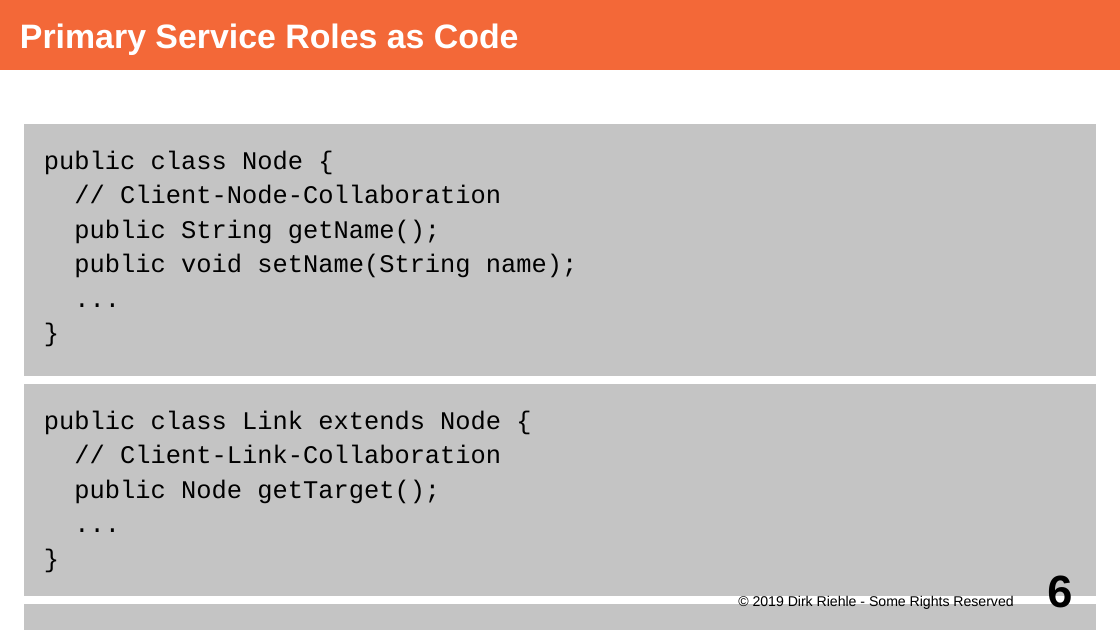
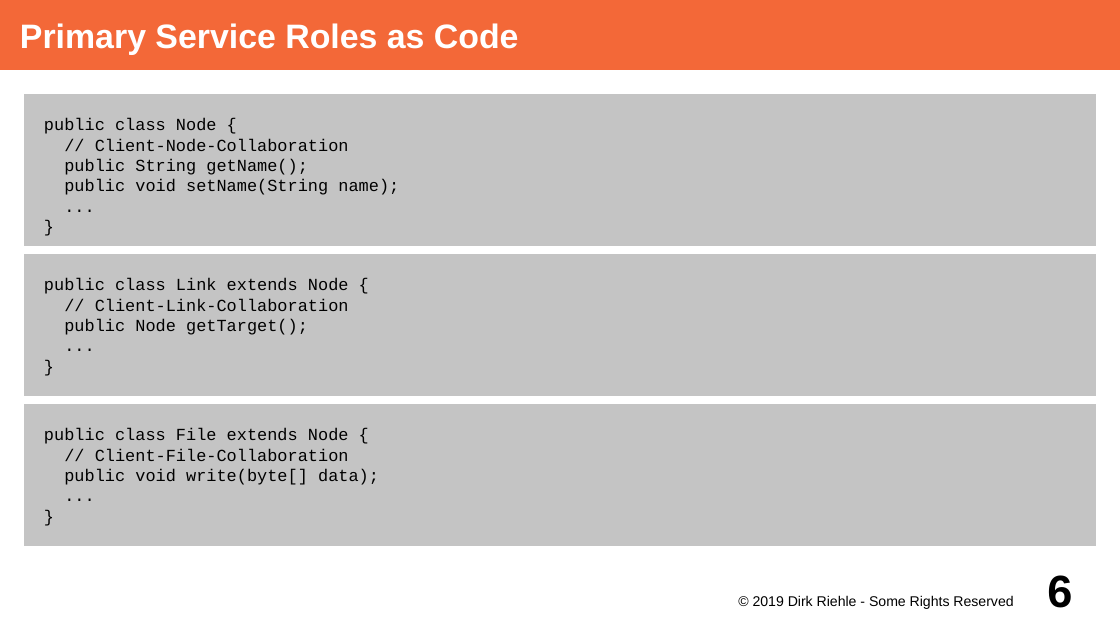
Before and after one commit to dirkriehle/adap-course, a slide deck: slide 6 of Lecture Slides/ADAP C11 - Collaboration-Based Design.odp. Drawn at 1120x630 pixels with LibreOffice and Linux fonts; fonts in the diff are those of the drawing. Boxes give left, top, right and bottom in pixels: in the first picture for what was removed or moved away, otherwise in the second. Text is boxed around its words. In the diff, an @@ line names an element or a change of style, - is before the commit and + after.

Commit message:
Finished first round of adjusting slides to new 16x9 format

```diff
--- a/Lecture Slides/ADAP C11 - Collaboration-Based Design.odp
+++ b/Lecture Slides/ADAP C11 - Collaboration-Based Design.odp
@@ text "public class Node {": place and size @@
-text "public class Node {" at (20, 120, 1101, 380)
+text "public class Node {" at (20, 90, 1101, 250)
@@ text "public class Link extends Node ...": place and size @@
-text "public class Link extends Node ..." at (20, 380, 1101, 601)
+text "public class Link extends Node ..." at (20, 250, 1101, 400)
@@ size 18 to 12 pt; less space between paragraphs in 3 elements at (20, 90, 1101, 250), (20, 250, 1101, 400), (20, 400, 1101, 551) @@
@@ text "public class File extends Node ...": place and size @@
-text "public class File extends Node ..." at (20, 601, 1101, 630)
+text "public class File extends Node ..." at (20, 400, 1101, 551)
```
Also in this commit, not shown: 23 other slides changed, 38 other files.
